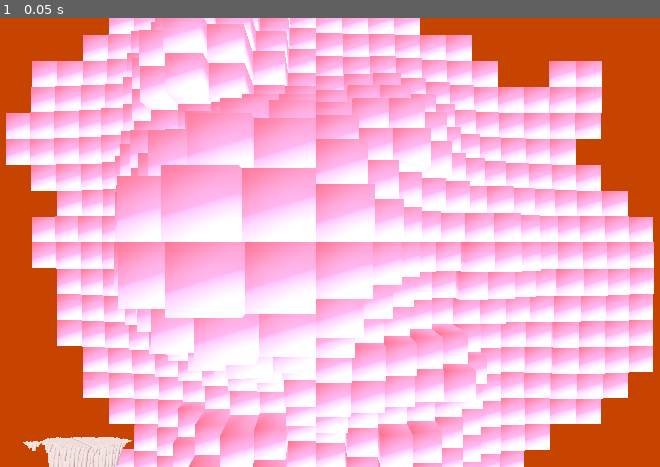
Above: before the commit, frame 1.
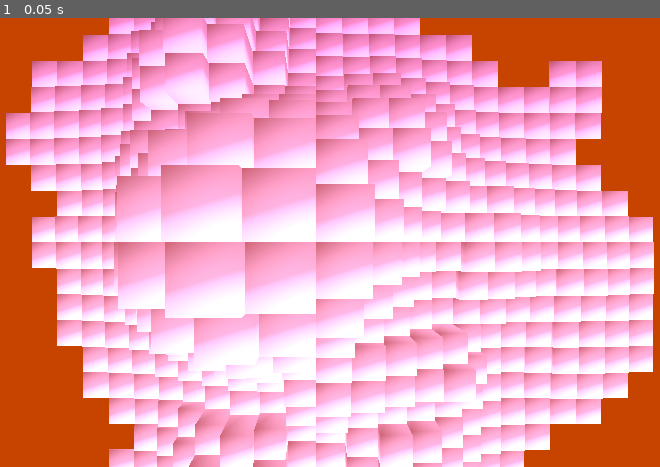
Above: after the commit, the same moment.

Repository: albusdemens/mangrove
Game: Godot game, scene res://scene_2.tscn
Same seed, same stepped clock (60 frames per second), same inputs: the game is played once before the commit and once after it.
Inputs:
- Up to frame 1 (0.05 s): no input

The runs differ from the first frame. In frame 1, 17% of the frame differs, in the area x 0-97%, y 0-100%.

Commit message:
<fix>:: fixed shader loading

Diff:
--- a/scenes/scene2/scene_2.tscn
+++ b/scenes/scene2/scene_2.tscn
@@ -8,17 +8,18 @@
 background_color = Color(0.780392, 0.262745, 0, 1)
 
 [sub_resource type="StandardMaterial3D" id="StandardMaterial3D_3r24c"]
+shading_mode = 2
 albedo_color = Color(1, 0.701961, 0.941176, 1)
 
 [sub_resource type="ShaderMaterial" id="ShaderMaterial_c5w0c"]
-render_priority = 0
+render_priority = 1
 shader = ExtResource("2_oq54p")
 shader_parameter/low_color = Color(0.9, 0.7, 0.9, 1)
 shader_parameter/mid_color = Color(0.7, 0.3, 0.7, 1)
 shader_parameter/high_color = Color(0.4, 0, 0.4, 1)
 shader_parameter/min_height = 0.0
-shader_parameter/max_height = 1.0
-shader_parameter/use_contour_lines = true
+shader_parameter/max_height = 20.0
+shader_parameter/use_contour_lines = false
 shader_parameter/contour_spacing = 0.05
 shader_parameter/contour_thickness = 0.005
 
@@ -43,10 +44,6 @@
 [node name="DirectionalLight3D3" type="DirectionalLight3D" parent="."]
 transform = Transform3D(1, 0, 0, 0, 1, 0, 0, 0, 1, -10, 20, 10)
 
-[node name="Cube" type="MeshInstance3D" parent="."]
-transform = Transform3D(0.402763, -0.915304, 0, 0.915304, 0.402763, 0, 0, 0, 1, -1.71525, 19.007, 1.44399)
-mesh = ExtResource("2_ogt5y")
-
 [node name="Mountain" type="MeshInstance3D" parent="."]
 transform = Transform3D(20, 0, 0, 0, 2.38498e-07, 20, 0, -20, 2.38498e-07, 0, 0, 0)
 material_override = SubResource("StandardMaterial3D_3r24c")
